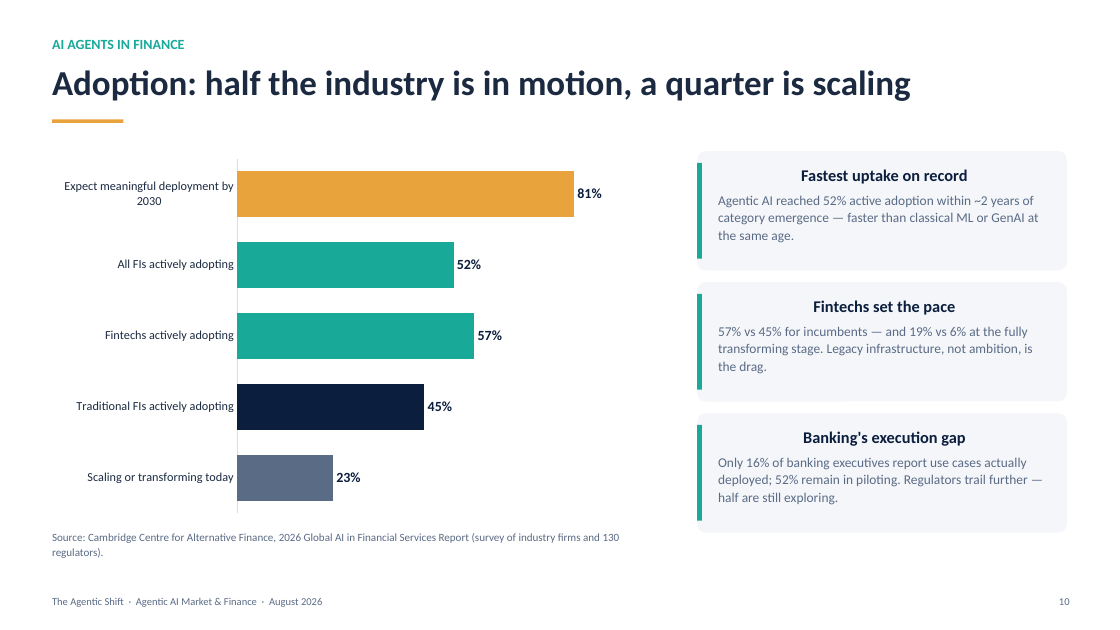
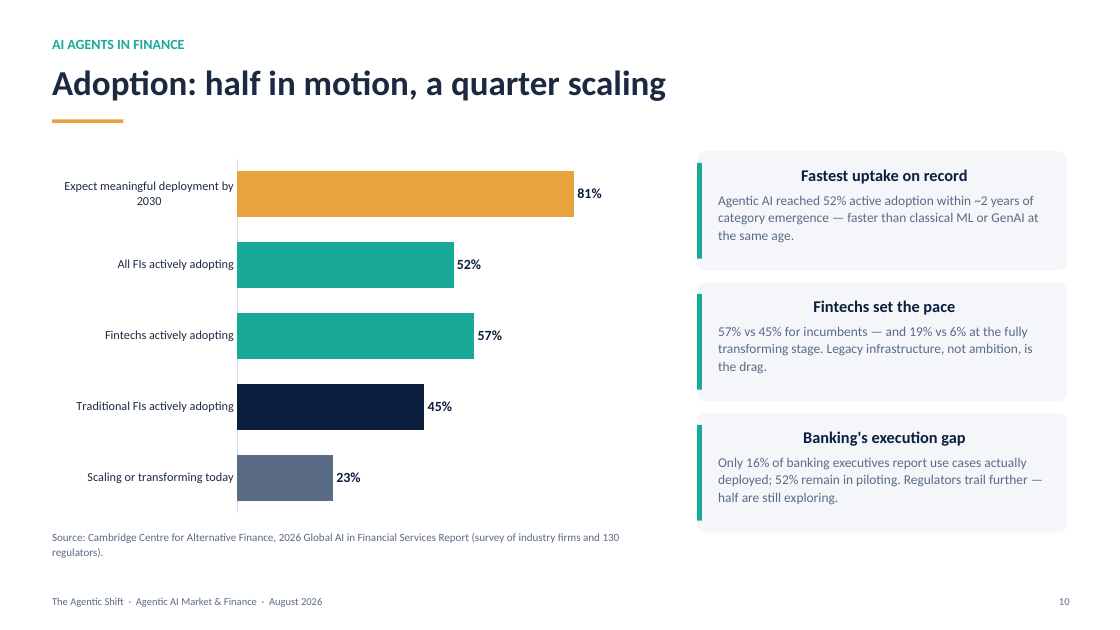
Before and after one commit to ms4674/Equity-research, a slide deck: slide 10 of agentic_ai_market_finance.pptx. Drawn at 1120x630 pixels with LibreOffice and Linux fonts; fonts in the diff are those of the drawing. Boxes give left, top, right and bottom in pixels: in the first picture for what was removed or moved away, otherwise in the second. Text is boxed around its words. In the diff, an @@ line names an element or a change of style, - is before the commit and + after.

```diff
--- a/agentic_ai_market_finance.pptx
+++ b/agentic_ai_market_finance.pptx
@@ text at [52, 70, 666, 101]: text changed @@
-Adoption: half the industry is in motion, a quarter is scaling
+Adoption: half in motion, a quarter scaling
```
Also in this commit, not shown: 5 other slides changed, 1 other file.
